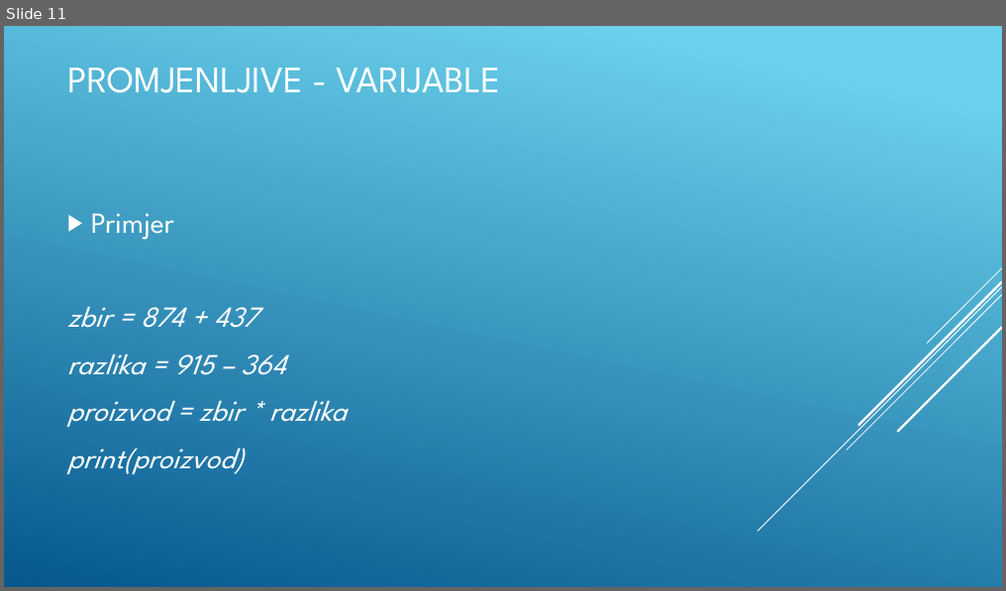
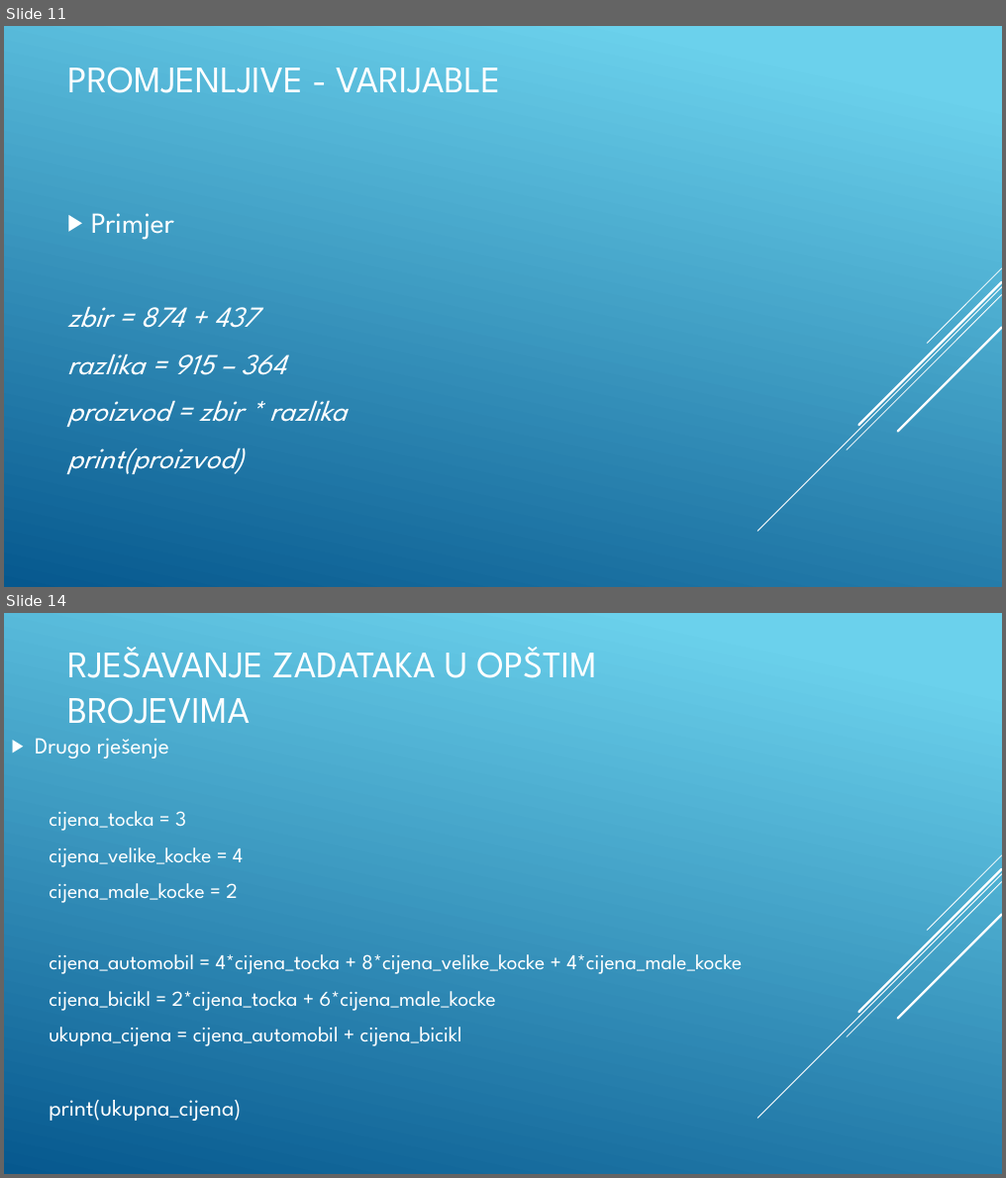
Before and after one commit to BaDnja/Kursevi, a slide deck: Python/Python-Osnovni-kurs/Izracunavanje/1-Osnovne aritmeticke operacije i primjena/Prezentacija.pptx. Shown one above the other, each under a label of ours: slide 11 before the commit, slides 11 and 14 after it; the slides between them are not shown. The pictures are 1006x591 and 1006x1178 pixels, drawn with LibreOffice and Linux fonts; fonts in the diff are those of the drawing. Boxes give left, top, right and bottom in pixels: in the first picture for what was removed or moved away, otherwise in the second. Text is boxed around its words. In the diff, an @@ line names an element or a change of style, - is before the commit and + after.

```diff
--- a/Python/Python-Osnovni-kurs/Izracunavanje/1-Osnovne aritmeticke operacije i primjena/Prezentacija.pptx
+++ b/Python/Python-Osnovni-kurs/Izracunavanje/1-Osnovne aritmeticke operacije i primjena/Prezentacija.pptx
@@ slide 14 added at [4,613,1002,1174], background gradient #6ED2EB to #06588E; not listed: 5 template elements that a slide beside it also shows @@
@@ title added at [67,647,597,724], 36 pt, text #FFFFFF @@
+RJEŠAVANJE ZADATAKA U OPŠTIM BROJEVIMA
@@ text added at [35,738,742,1121], 20.4 pt, text #FFFFFF @@
+▶ Drugo rješenje
+cijena_tocka = 3
+cijena_velike_kocke = 4
+cijena_male_kocke = 2
+cijena_automobil = 4*cijena_tocka + 8*cijena_velike_kocke + 4*cijena_male_kocke
+cijena_bicikl = 2*cijena_tocka + 6*cijena_male_kocke
+ukupna_cijena = cijena_automobil + cijena_bicikl
+print(ukupna_cijena)
```
Also in this commit, not shown: 1 slide changed, 4 other slides added.
